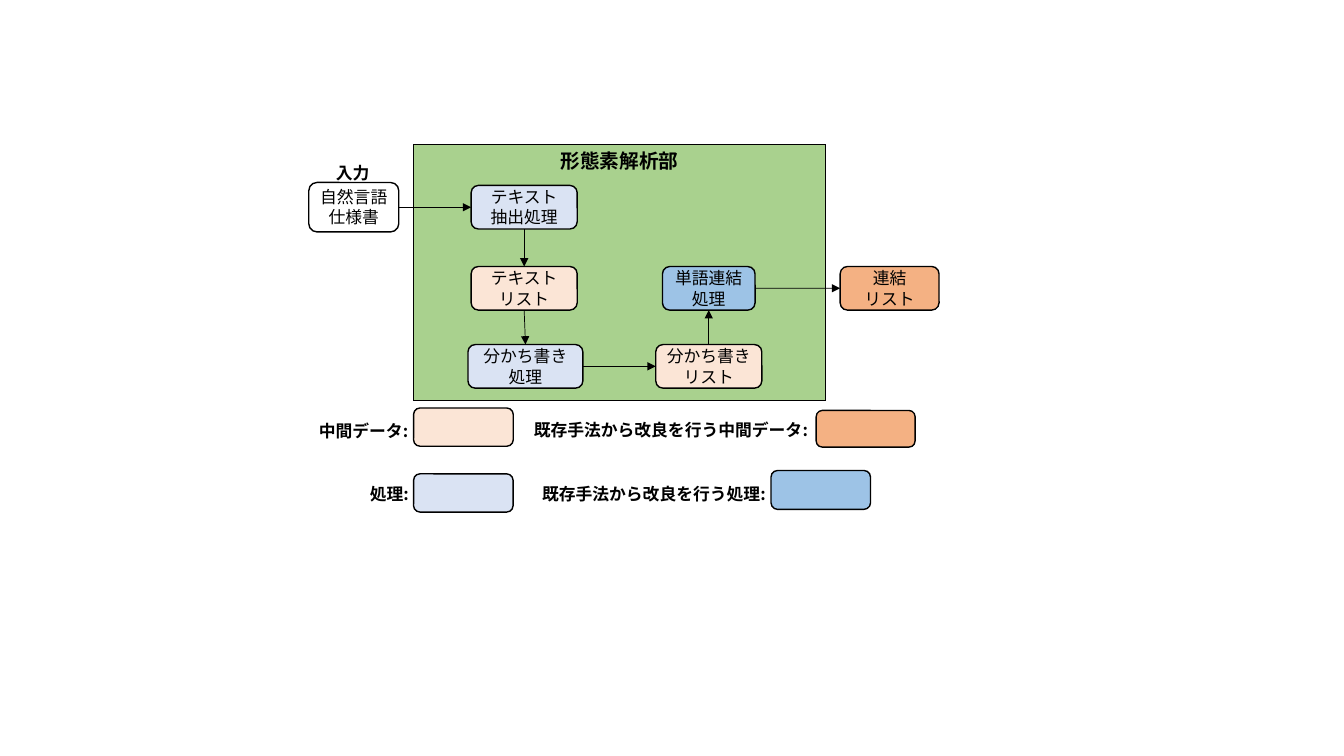
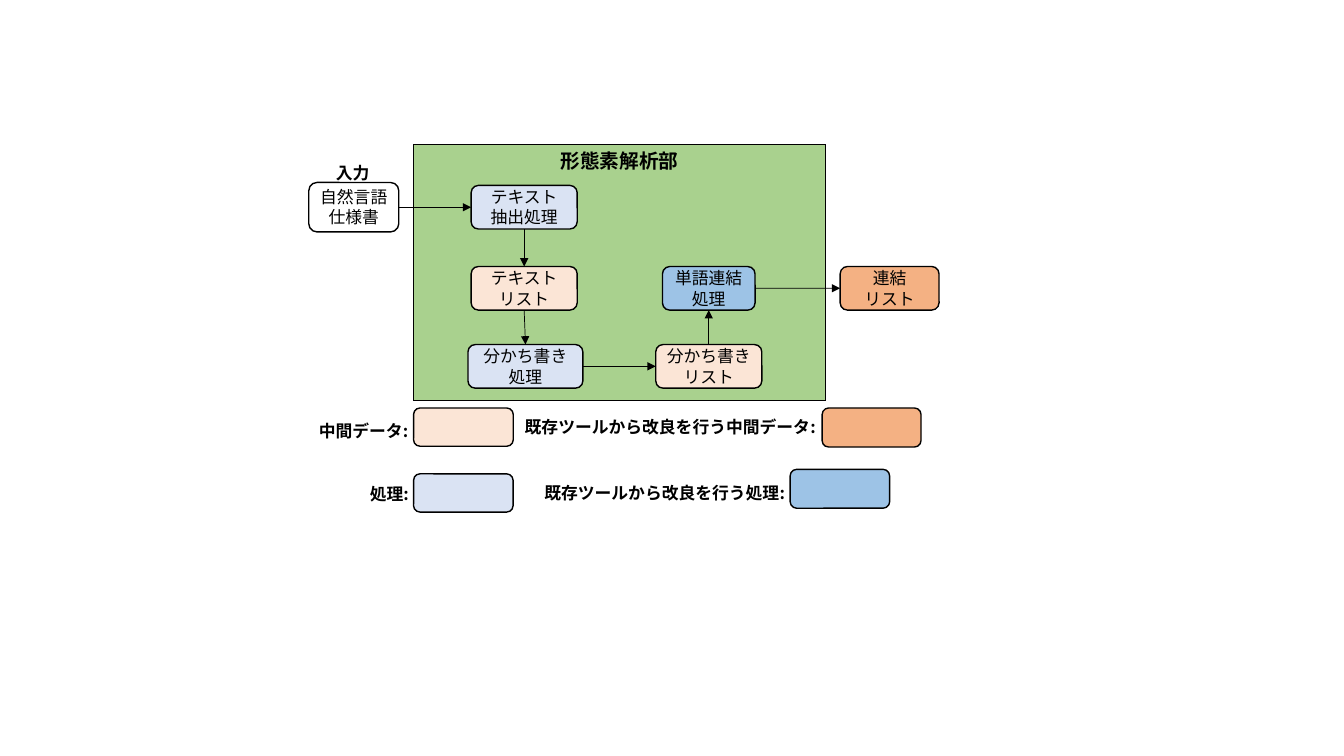
Before and after one commit to sugaken0528/masterPaper, a slide deck: slide 12 of image/sozai.pptx. Drawn at 1344x756 pixels with LibreOffice and Linux fonts; fonts in the diff are those of the drawing. Boxes give left, top, right and bottom in pixels: in the first picture for what was removed or moved away, otherwise in the second. Text is boxed around its words. In the diff, an @@ line names an element or a change of style, - is before the commit and + after.

```diff
--- a/image/sozai.pptx
+++ b/image/sozai.pptx
@@ text at (x1=525, y1=418, x2=816, y2=435): text changed @@
-既存手法から改良を行う中間データ:
+既存ツールから改良を行う中間データ:
@@ rounded rectangle moved from (x1=817, y1=410, x2=915, y2=447) to (x1=823, y1=408, x2=922, y2=448) @@
@@ rounded rectangle moved from (x1=771, y1=471, x2=871, y2=510) to (x1=790, y1=470, x2=890, y2=509) @@
@@ text at (x1=544, y1=484, x2=785, y2=501): text changed @@
-既存手法から改良を行う処理:
+既存ツールから改良を行う処理:
```
Also in this commit, not shown: 4 other slides changed, 12 other files.
